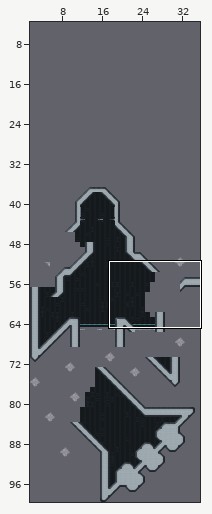
Tiled map (JSON), stored at core/assets/levels/level_2/level_3.tmj. Above, an overview of the earlier version with the close-up marked.
Close-up. Earlier state:
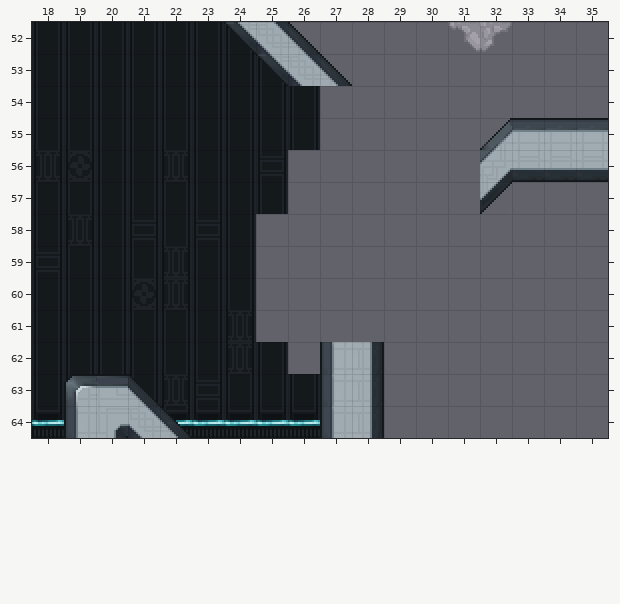
Cells are 16x16 px. Shown: x 18..35, y 52..64. The commit also changed other parts of the map, which this record leaves out. The old version is drawn lined up with the new one.
The result:
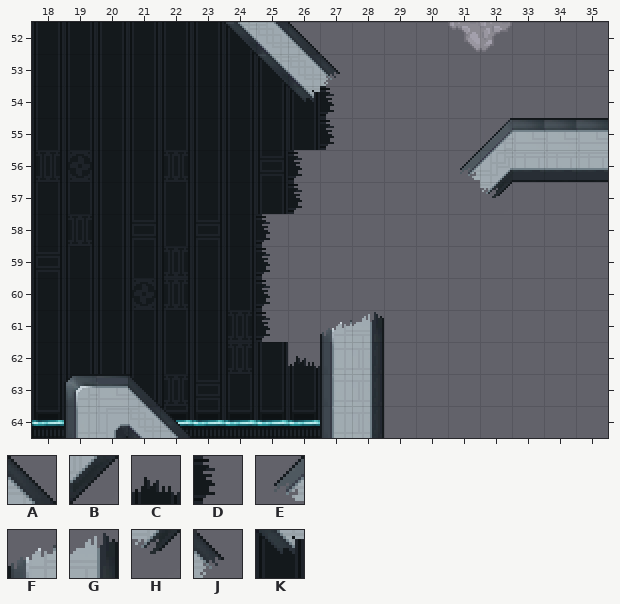
Key: from "space-tiles": A 71, B 103 flipped on the diagonal, C 135 "Background", D 152 "Background", E 157, F 169, G 171, H 174, J 207, K 222.
_ is an empty cell.
See-through tiles are keyed as they look on the map.
Edits made:
map size 36x76 -> 36x100 cells (old content now starts at 0,24; both pictures use the new coordinates)
Layer "ForegroundBack":
y 54..55: x 27 _ -> D
y 56..57: x 26 _ -> D
y 58..61: x 25 _ -> D
y 62: x 26 _ -> C
Layer "Foreground":
y 53: x 27 A -> J
y 54: x 26 _ -> K
y 56: x 31 _ -> E
y 57: x 32 B -> H
y 61: x 27..28 __ -> FG
Where, in picture pixels (left, top, right, bottom), the same in both close-ups:
changed: (256, 54, 384, 374)
changed: (460, 150, 512, 214)
